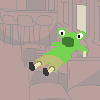
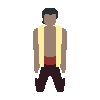
Layers edited between the first and the second 100×100 image:
added layer "Layer 3" above "shahar ind" over [33, 8, 67, 92]
hid "Layer 1" over [29, 28, 87, 76]
hid "bg trainMID" over [0, 0, 100, 100]
